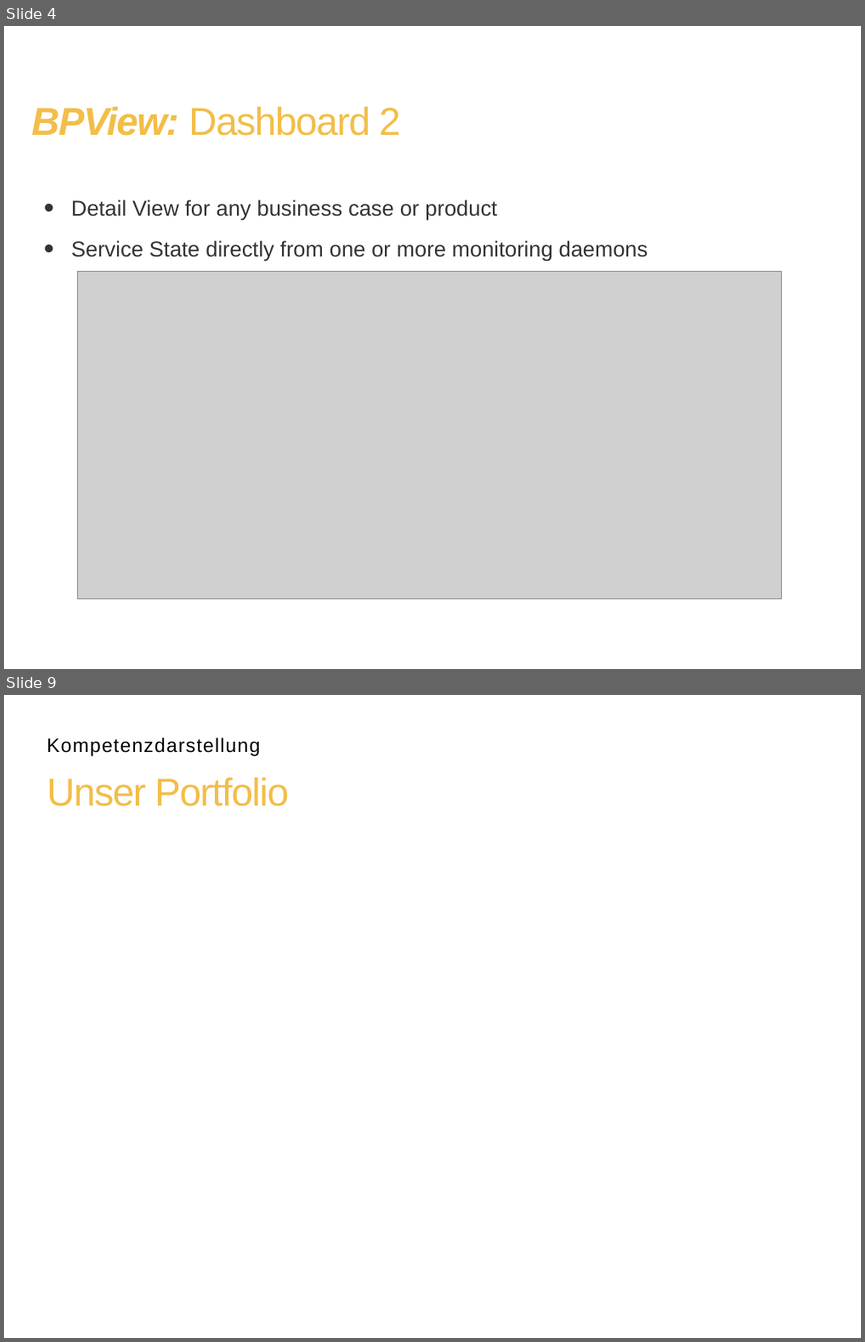
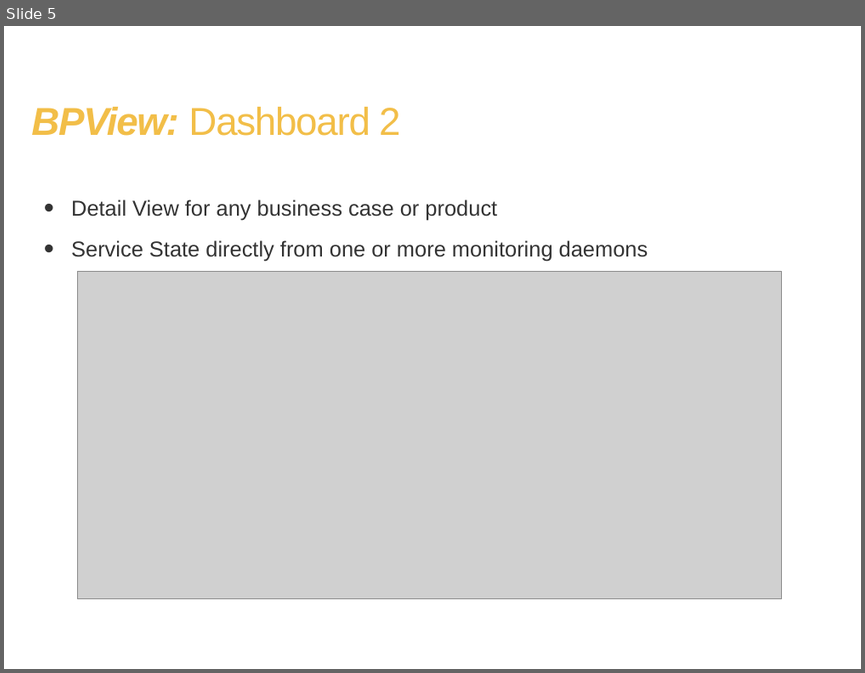
Before and after one commit to BPView/BPView, a slide deck: docs/BPView - The_Project.odp. Shown one above the other, each under a label of ours: slides 4 and 9 before the commit, slide 5 after it; the slides between them are not shown. The pictures are 865x1342 and 865x673 pixels, drawn with LibreOffice and Linux fonts; fonts in the diff are those of the drawing; grey boxes stand for pictures; background and template pictures are left out. Boxes give left, top, right and bottom in pixels: in the first picture for what was removed or moved away, otherwise in the second. Text is boxed around its words. In the diff, an @@ line names an element or a change of style, - is before the commit and + after.

```diff
--- a/docs/BPView - The_Project.odp
+++ b/docs/BPView - The_Project.odp
@@ slide 9 removed at (4,695,861,1338), background picture (left out) @@
@@ title removed at (46,737,260,756) @@
-Kompetenzdarstellung
@@ title removed at (46,777,289,806) @@
-Unser Portfolio
@@ what was slide 4 is now slide 5 @@
```
Also in this commit, not shown: 6 slides changed, 1 slide added, 3 other files.
